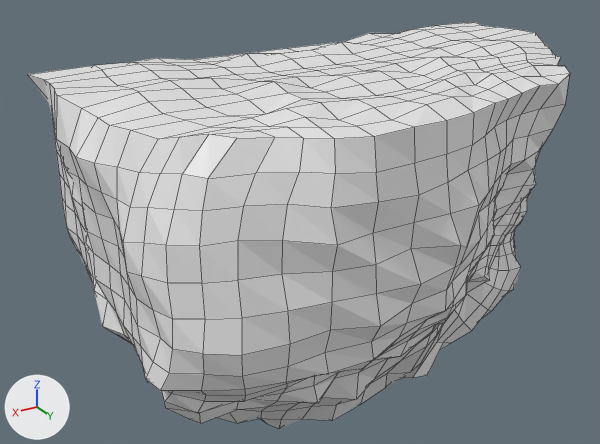
Renders of the Blender file Test Grapple/Assets/Models/Level2.2_Platform1.blend from each side of a commit.
One viewpoint serves both versions: a 50 mm lens placed at (13.9, 20.0, 15.8), pointed at (1.4, -0.8, 5.5). Every picture has the same lights, and +X, +Y and +Z are marked at lower left. Mesh edges are drawn as thin lines.
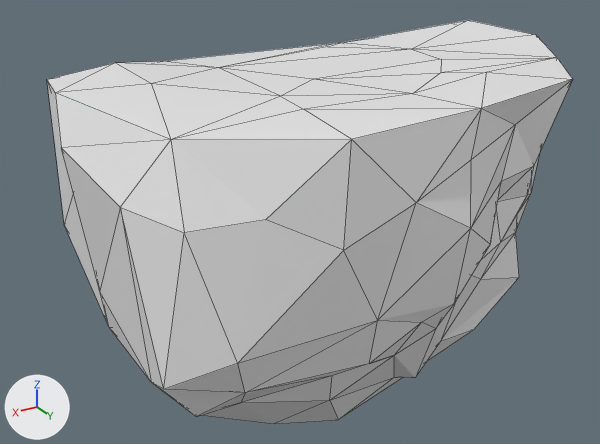
Changed parts and their boxes [x1, y1, x2, y2] in the pictures (600 x 444 px):
'Cube', modifiers changed: before [27, 22, 570, 429]; after [47, 20, 573, 424]

The edits, one by one:
Object 'Cube' (ob_cube) gains a DECIMATE modifier named 'Decimate'.
Modifier setting: ratio = 0.1.
